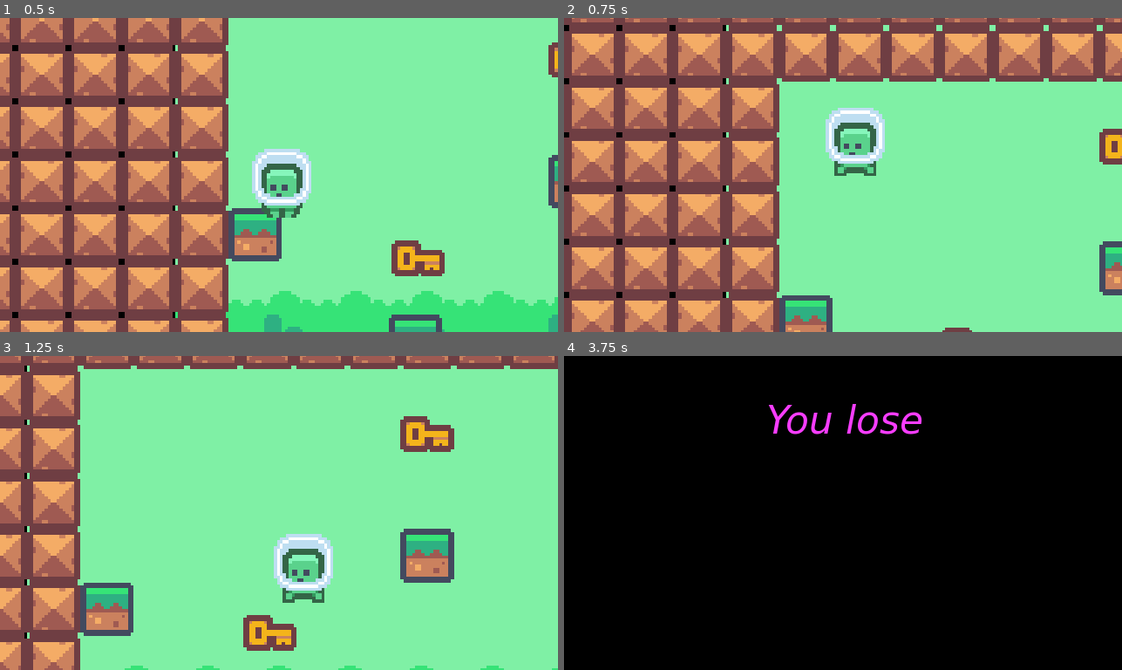
Above: before the commit, frames 1-4 (two rows, left to right).
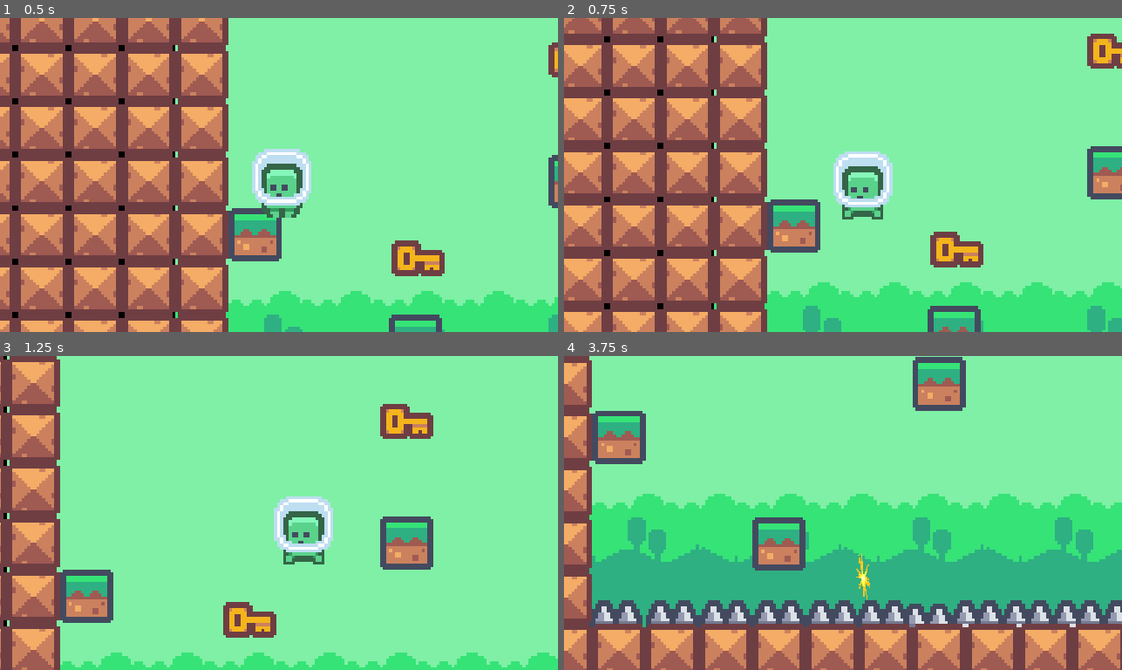
Above: after the commit, the same moments.

Repository: TigerClips1/The_Worse_game_ever
Game: Godot game, scene res://Sceans/Level1.tscn
Same seed, same stepped clock (60 frames per second), same inputs: the game is played once before the commit and once after it.
Inputs:
- Up to frame 1 (0.5 s): no input
- Up to frame 2 (0.75 s): tap Enter (Enter) at 0.5, 0.6 s; hold Right (ui_right) from 0.53 s (still down)
- Up to frame 3 (1.25 s): keep holding Right (ui_right); tap Space (Space, bound only after the commit) at 0.8 s
- Up to frame 4 (3.75 s): tap Space (Space, bound only after the commit) at 1.35, 2, 2.3, 2.85 s; tap Enter (Enter) at 1.55, 2.1, 3.05, 3.6 s; release Right (ui_right) at 2.03 s; hold Left (ui_left) 2.03-2.78 s; hold Right (ui_right) from 2.78 s (still down)

Frame 1 is identical in both runs. In frame 2, 58% of the frame differs, in the area x 0-100%, y 0-100%; in frame 3, 28%; in frame 4, 100%.

Commit message:
added a restart button

Diff:
--- a/SRC/Game_control_screen.gd
+++ b/SRC/Game_control_screen.gd
@@ -1,5 +1,4 @@
 extends Control
-
 
 # Called when the node enters the scene tree for the first time.
 func _ready():
--- a/SRC/box.gd
+++ b/SRC/box.gd
@@ -1,6 +1,4 @@
 extends Node2D
-
-
 
 func _on_area_2d_body_entered(_body: Node2D) -> void:
 	queue_free()
--- a/SRC/credits.gd
+++ b/SRC/credits.gd
@@ -1,5 +1,4 @@
 extends Label
-
 
 # Called when the node enters the scene tree for the first time.
 func _ready():
--- a/SRC/credits_2.gd
+++ b/SRC/credits_2.gd
@@ -1,5 +1,4 @@
 extends Label
-
 
 # Called when the node enters the scene tree for the first time.
 func _ready():
--- a/SRC/credits_3.gd
+++ b/SRC/credits_3.gd
@@ -1,5 +1,4 @@
 extends Label
-
 
 # Called when the node enters the scene tree for the first time.
 func _ready():
--- a/SRC/credits_4.gd
+++ b/SRC/credits_4.gd
@@ -1,5 +1,4 @@
 extends Label
-
 
 # Called when the node enters the scene tree for the first time.
 func _ready():
--- a/SRC/end_cheat.gd
+++ b/SRC/end_cheat.gd
@@ -1,5 +1,4 @@
 extends Control
-
 
 # Called when the node enters the scene tree for the first time.
 func _ready():
--- a/SRC/level_2.gd
+++ b/SRC/level_2.gd
@@ -10,13 +10,11 @@
 	if is_inside_tree():
 		get_tree().change_scene_to_packed(next_level)
 
-
 func _ready():
 	RenderingServer.set_default_clear_color(Color.BLACK)
 
 	Events.Level_comepiled.connect(_level_completed)
 
-
 func _level_completed():
 	if not next_level is PackedScene: return
 	reload_scene()
--- a/SRC/level_3.gd
+++ b/SRC/level_3.gd
@@ -1,7 +1,6 @@
 extends Node2D
 
 @export var next_level : PackedScene
-
 
 # Called when the node enters the scene tree for the first time.
 func _ready():
--- a/SRC/lost_screen.gd
+++ b/SRC/lost_screen.gd
@@ -1,10 +1,10 @@
 extends Control
-
 
 # Called when the node enters the scene tree for the first time.
 func _ready():
 	RenderingServer.set_default_clear_color(Color.BLACK)
-	Events.Level_restart.connect(_level_restart)
+
+func _input(_event):
 	_apply_input()
 
 func _start_over():
@@ -12,9 +12,7 @@
 		get_tree().change_scene_to_file("res://Sceans/Level1.tscn")
 func _action():
 	call_deferred("_start_over")
-
-func _level_restart():
-	_action()
+#
 func _apply_input():
 	if Input.is_action_just_released("Enter"):
-		Events.Level_restart.emit()
+		_action()
--- a/SRC/main_menu.gd
+++ b/SRC/main_menu.gd
@@ -1,5 +1,4 @@
 extends Control
-
 
 # Called when the node enters the scene tree for the first time.
 func _ready():
--- a/SRC/player.gd
+++ b/SRC/player.gd
@@ -4,16 +4,15 @@
 
 var air_jump = false
 var gravity = ProjectSettings.get_setting("physics/2d/default_gravity")
-var hasKey = false
+var is_alive = true
 @onready var animated_sprite_2d = $AnimatedSprite2D
 @onready var coyote_jump_timer = $Coyote_jump_Timer
-
-
+@onready var death = $Death
 
 func _physics_process(delta):
 	Apply_Gravaty(delta)
 	Handlejump()
-	var input_axis = Input.get_axis("ui_left", "ui_right")
+	var input_axis = Input.get_axis("Left_arrow", "Right_arrow")
 	Apply_Actlation(input_axis, delta)
 	Handile_Air_acceleration(input_axis, delta)
 	Apply_friction(input_axis, delta)
@@ -39,12 +38,12 @@
 func Handlejump():
 	if is_on_floor(): air_jump = true
 	if is_on_floor() or coyote_jump_timer.time_left > 0.0:
-		if Input.is_action_just_pressed("ui_accept"):
+		if Input.is_action_just_pressed("Space"):
 			velocity.y = movementData.jump_velocity
 	elif not is_on_floor():
-		if Input.is_action_just_pressed("ui_accept") and  velocity.y < movementData.jump_velocity / 2:
+		if Input.is_action_just_pressed("Space") and  velocity.y < movementData.jump_velocity / 2:
 			velocity.y = movementData.jump_velocity / 2
-		if Input.is_action_just_pressed("ui_accept") and air_jump:
+		if Input.is_action_just_pressed("Space") and air_jump:
 			velocity.y = movementData.jump_velocity * 0.8
 			air_jump = false
 
@@ -73,6 +72,9 @@
 	else:
 		animated_sprite_2d.play("idle")
 
+func Apply_death_Anmation():
+		death.play("Death")
+
 func reload_scene():
 	call_deferred("_reload_scene")
 
@@ -81,6 +83,9 @@
 		get_tree().change_scene_to_file("res://Sceans/lost_screen.tscn")
 
 func _on_hazard_detector_area_entered(_area):
+	animated_sprite_2d.hide()
+	Apply_death_Anmation()
+	await get_tree().create_timer(0.2).timeout
 	reload_scene()
 
 func reload_scene_easter():
--- a/SRC/w_ining.gd
+++ b/SRC/w_ining.gd
@@ -1,5 +1,4 @@
 extends Control
-
 
 # Called when the node enters the scene tree for the first time.
 func _ready():
--- a/SRC/world.gd
+++ b/SRC/world.gd
@@ -1,7 +1,6 @@
 extends Node2D
 
 @export var next_level : PackedScene
-
 
 func reload_scene():
 	call_deferred("_reload_scene")
@@ -10,11 +9,9 @@
 	if is_inside_tree():
 		get_tree().change_scene_to_packed(next_level)
 
-
 func _ready():
 	RenderingServer.set_default_clear_color(Color.BLACK)
 	Events.Level_comepiled.connect(_level_completed)
-	Events.Level_restart.connect(_level_restart)
 
 func _level_completed():
 	if not next_level is PackedScene: return
@@ -25,6 +22,3 @@
 		get_tree().change_scene_to_file("res://Sceans/Level1.tscn")
 func _action():
 	call_deferred("_start_over")
-
-func _level_restart():
-	_action()
--- a/Sceans/hazard_area.tscn
+++ b/Sceans/hazard_area.tscn
@@ -1,5 +1,10 @@
-[gd_scene format=3 uid="uid://ds7eese7nc1kw"]
+[gd_scene load_steps=2 format=3 uid="uid://ds7eese7nc1kw"]
+
+[ext_resource type="Script" path="res://Sceans/input_gone.gd" id="1_lmuuj"]
 
 [node name="Hazard_Area" type="Area2D"]
 collision_layer = 4
 collision_mask = 0
+script = ExtResource("1_lmuuj")
+
+[connection signal="area_entered" from="." to="." method="_on_area_entered"]
--- /dev/null
+++ b/Sceans/input_gone.gd
@@ -0,0 +1 @@
+extends Area2D
--- a/Sceans/lost_screen.tscn
+++ b/Sceans/lost_screen.tscn
@@ -1,6 +1,7 @@
-[gd_scene load_steps=4 format=3 uid="uid://bp7tlfiw8skog"]
+[gd_scene load_steps=6 format=3 uid="uid://bp7tlfiw8skog"]
 
 [ext_resource type="Script" path="res://SRC/lost_screen.gd" id="1_4po4k"]
+[ext_resource type="FontFile" uid="uid://chambj21cikbp" path="res://ASSETS/Font/ProtestGuerrilla-Regular.ttf" id="2_fohao"]
 
 [sub_resource type="SystemFont" id="SystemFont_68swm"]
 font_names = PackedStringArray("DejaVu Sans")
@@ -11,11 +12,19 @@
 font_size = 22
 font_color = Color(0.968627, 0.239216, 1, 1)
 
+[sub_resource type="LabelSettings" id="LabelSettings_fnkum"]
+font = ExtResource("2_fohao")
+font_color = Color(0.945098, 0.572549, 0, 1)
+
 [node name="lost screen" type="Control"]
 layout_mode = 3
-anchors_preset = 0
-offset_right = 40.0
-offset_bottom = 40.0
+anchors_preset = 15
+anchor_right = 1.0
+anchor_bottom = 1.0
+offset_right = -280.0
+offset_bottom = -140.0
+grow_horizontal = 2
+grow_vertical = 2
 script = ExtResource("1_4po4k")
 
 [node name="Lose" type="Label" parent="."]
@@ -28,3 +37,17 @@
 label_settings = SubResource("LabelSettings_p06w1")
 horizontal_alignment = 1
 vertical_alignment = 1
+
+[node name="Control" type="Label" parent="."]
+layout_mode = 1
+anchors_preset = -1
+anchor_right = 8.206
+anchor_bottom = 4.697
+offset_left = 84.0
+offset_top = 66.0
+offset_right = -77.24
+offset_bottom = -98.88
+text = "Prese enter to restart"
+label_settings = SubResource("LabelSettings_fnkum")
+horizontal_alignment = 1
+vertical_alignment = 1
--- a/Sceans/player.tscn
+++ b/Sceans/player.tscn
@@ -1,8 +1,9 @@
-[gd_scene load_steps=10 format=3 uid="uid://rfbrfr8x5lre"]
+[gd_scene load_steps=59 format=3 uid="uid://rfbrfr8x5lre"]
 
 [ext_resource type="Script" path="res://SRC/player.gd" id="1_n01tu"]
 [ext_resource type="Resource" uid="uid://j1vocnco4nc3" path="res://resources/Defult_Play_Data.tres" id="2_n7rif"]
 [ext_resource type="Texture2D" uid="uid://b4mjsdrfetnwm" path="res://ASSETS/Images/Player/tilemap-characters_packed.png" id="2_qlmp2"]
+[ext_resource type="Texture2D" uid="uid://dda8js7ldb7lx" path="res://ASSETS/Images/vfx/Effect_BloodImpact_1_60x63.png" id="3_qma4p"]
 
 [sub_resource type="AtlasTexture" id="AtlasTexture_auupl"]
 atlas = ExtResource("2_qlmp2")
@@ -40,6 +41,343 @@
 [sub_resource type="RectangleShape2D" id="RectangleShape2D_60y3p"]
 size = Vector2(9.5, 24)
 
+[sub_resource type="AtlasTexture" id="AtlasTexture_qlomv"]
+atlas = ExtResource("3_qma4p")
+region = Rect2(0, 0, 60, 63)
+
+[sub_resource type="AtlasTexture" id="AtlasTexture_1elfa"]
+atlas = ExtResource("3_qma4p")
+region = Rect2(60, 0, 60, 63)
+
+[sub_resource type="AtlasTexture" id="AtlasTexture_l5dlt"]
+atlas = ExtResource("3_qma4p")
+region = Rect2(120, 0, 60, 63)
+
+[sub_resource type="AtlasTexture" id="AtlasTexture_2yqrg"]
+atlas = ExtResource("3_qma4p")
+region = Rect2(180, 0, 60, 63)
+
+[sub_resource type="AtlasTexture" id="AtlasTexture_nm3lu"]
+atlas = ExtResource("3_qma4p")
+region = Rect2(240, 0, 60, 63)
+
+[sub_resource type="AtlasTexture" id="AtlasTexture_j6h7g"]
+atlas = ExtResource("3_qma4p")
+region = Rect2(300, 0, 60, 63)
+
+[sub_resource type="AtlasTexture" id="AtlasTexture_8baft"]
+atlas = ExtResource("3_qma4p")
+region = Rect2(360, 0, 60, 63)
+
+[sub_resource type="AtlasTexture" id="AtlasTexture_gcvx1"]
+atlas = ExtResource("3_qma4p")
+region = Rect2(300, 126, 60, 63)
+
+[sub_resource type="AtlasTexture" id="AtlasTexture_xtsen"]
+atlas = ExtResource("3_qma4p")
+region = Rect2(360, 126, 60, 63)
+
+[sub_resource type="AtlasTexture" id="AtlasTexture_ocgg3"]
+atlas = ExtResource("3_qma4p")
+region = Rect2(420, 126, 60, 63)
+
+[sub_resource type="AtlasTexture" id="AtlasTexture_jupj6"]
+atlas = ExtResource("3_qma4p")
+region = Rect2(480, 126, 60, 63)
+
+[sub_resource type="AtlasTexture" id="AtlasTexture_77jxx"]
+atlas = ExtResource("3_qma4p")
+region = Rect2(0, 189, 60, 63)
+
+[sub_resource type="AtlasTexture" id="AtlasTexture_e8jds"]
+atlas = ExtResource("3_qma4p")
+region = Rect2(60, 189, 60, 63)
+
+[sub_resource type="AtlasTexture" id="AtlasTexture_ay3rg"]
+atlas = ExtResource("3_qma4p")
+region = Rect2(120, 189, 60, 63)
+
+[sub_resource type="AtlasTexture" id="AtlasTexture_cokxl"]
+atlas = ExtResource("3_qma4p")
+region = Rect2(180, 189, 60, 63)
+
+[sub_resource type="AtlasTexture" id="AtlasTexture_nsf1j"]
+atlas = ExtResource("3_qma4p")
+region = Rect2(240, 189, 60, 63)
+
+[sub_resource type="AtlasTexture" id="AtlasTexture_ojcsw"]
+atlas = ExtResource("3_qma4p")
+region = Rect2(300, 189, 60, 63)
+
+[sub_resource type="AtlasTexture" id="AtlasTexture_kil36"]
+atlas = ExtResource("3_qma4p")
+region = Rect2(360, 189, 60, 63)
+
+[sub_resource type="AtlasTexture" id="AtlasTexture_oheg3"]
+atlas = ExtResource("3_qma4p")
+region = Rect2(420, 189, 60, 63)
+
+[sub_resource type="AtlasTexture" id="AtlasTexture_vpx7t"]
+atlas = ExtResource("3_qma4p")
+region = Rect2(480, 189, 60, 63)
+
+[sub_resource type="AtlasTexture" id="AtlasTexture_kk7nj"]
+atlas = ExtResource("3_qma4p")
+region = Rect2(0, 252, 60, 63)
+
+[sub_resource type="AtlasTexture" id="AtlasTexture_hd7ih"]
+atlas = ExtResource("3_qma4p")
+region = Rect2(60, 252, 60, 63)
+
+[sub_resource type="AtlasTexture" id="AtlasTexture_rhmep"]
+atlas = ExtResource("3_qma4p")
+region = Rect2(120, 252, 60, 63)
+
+[sub_resource type="AtlasTexture" id="AtlasTexture_hvcnv"]
+atlas = ExtResource("3_qma4p")
+region = Rect2(180, 252, 60, 63)
+
+[sub_resource type="AtlasTexture" id="AtlasTexture_juqn5"]
+atlas = ExtResource("3_qma4p")
+region = Rect2(240, 252, 60, 63)
+
+[sub_resource type="AtlasTexture" id="AtlasTexture_dkx1s"]
+atlas = ExtResource("3_qma4p")
+region = Rect2(300, 252, 60, 63)
+
+[sub_resource type="AtlasTexture" id="AtlasTexture_fw0lk"]
+atlas = ExtResource("3_qma4p")
+region = Rect2(360, 252, 60, 63)
+
+[sub_resource type="AtlasTexture" id="AtlasTexture_01wnn"]
+atlas = ExtResource("3_qma4p")
+region = Rect2(420, 252, 60, 63)
+
+[sub_resource type="AtlasTexture" id="AtlasTexture_ud64i"]
+atlas = ExtResource("3_qma4p")
+region = Rect2(480, 252, 60, 63)
+
+[sub_resource type="AtlasTexture" id="AtlasTexture_ecvtu"]
+atlas = ExtResource("3_qma4p")
+region = Rect2(0, 315, 60, 63)
+
+[sub_resource type="AtlasTexture" id="AtlasTexture_f8ti8"]
+atlas = ExtResource("3_qma4p")
+region = Rect2(60, 315, 60, 63)
+
+[sub_resource type="AtlasTexture" id="AtlasTexture_hncch"]
+atlas = ExtResource("3_qma4p")
+region = Rect2(120, 315, 60, 63)
+
+[sub_resource type="AtlasTexture" id="AtlasTexture_rx7fq"]
+atlas = ExtResource("3_qma4p")
+region = Rect2(180, 315, 60, 63)
+
+[sub_resource type="AtlasTexture" id="AtlasTexture_aa4hp"]
+atlas = ExtResource("3_qma4p")
+region = Rect2(300, 315, 60, 63)
+
+[sub_resource type="AtlasTexture" id="AtlasTexture_1fj36"]
+atlas = ExtResource("3_qma4p")
+region = Rect2(360, 315, 60, 63)
+
+[sub_resource type="AtlasTexture" id="AtlasTexture_6awij"]
+atlas = ExtResource("3_qma4p")
+region = Rect2(480, 315, 60, 63)
+
+[sub_resource type="AtlasTexture" id="AtlasTexture_r0ub5"]
+atlas = ExtResource("3_qma4p")
+region = Rect2(240, 315, 60, 63)
+
+[sub_resource type="AtlasTexture" id="AtlasTexture_iouhr"]
+atlas = ExtResource("3_qma4p")
+region = Rect2(420, 315, 60, 63)
+
+[sub_resource type="AtlasTexture" id="AtlasTexture_87m4q"]
+atlas = ExtResource("3_qma4p")
+region = Rect2(0, 378, 60, 63)
+
+[sub_resource type="AtlasTexture" id="AtlasTexture_1t4j6"]
+atlas = ExtResource("3_qma4p")
+region = Rect2(60, 378, 60, 63)
+
+[sub_resource type="AtlasTexture" id="AtlasTexture_gb62b"]
+atlas = ExtResource("3_qma4p")
+region = Rect2(120, 378, 60, 63)
+
+[sub_resource type="AtlasTexture" id="AtlasTexture_qbflf"]
+atlas = ExtResource("3_qma4p")
+region = Rect2(180, 378, 60, 63)
+
+[sub_resource type="AtlasTexture" id="AtlasTexture_t4enl"]
+atlas = ExtResource("3_qma4p")
+region = Rect2(240, 378, 60, 63)
+
+[sub_resource type="AtlasTexture" id="AtlasTexture_fwjv8"]
+atlas = ExtResource("3_qma4p")
+region = Rect2(300, 378, 60, 63)
+
+[sub_resource type="AtlasTexture" id="AtlasTexture_8cj6x"]
+atlas = ExtResource("3_qma4p")
+region = Rect2(360, 378, 60, 63)
+
+[sub_resource type="AtlasTexture" id="AtlasTexture_trrpd"]
+atlas = ExtResource("3_qma4p")
+region = Rect2(420, 378, 60, 63)
+
+[sub_resource type="AtlasTexture" id="AtlasTexture_1wimm"]
+atlas = ExtResource("3_qma4p")
+region = Rect2(480, 378, 60, 63)
+
+[sub_resource type="SpriteFrames" id="SpriteFrames_rdjeb"]
+animations = [{
+"frames": [{
+"duration": 1.0,
+"texture": SubResource("AtlasTexture_qlomv")
+}, {
+"duration": 1.0,
+"texture": SubResource("AtlasTexture_1elfa")
+}, {
+"duration": 1.0,
+"texture": SubResource("AtlasTexture_l5dlt")
+}, {
+"duration": 1.0,
+"texture": SubResource("AtlasTexture_2yqrg")
+}, {
+"duration": 1.0,
+"texture": SubResource("AtlasTexture_nm3lu")
+}, {
+"duration": 1.0,
+"texture": SubResource("AtlasTexture_j6h7g")
+}, {
+"duration": 1.0,
+"texture": SubResource("AtlasTexture_8baft")
+}, {
+"duration": 1.0,
+"texture": SubResource("AtlasTexture_gcvx1")
+}, {
+"duration": 1.0,
+"texture": SubResource("AtlasTexture_xtsen")
+}, {
+"duration": 1.0,
+"texture": SubResource("AtlasTexture_ocgg3")
+}, {
+"duration": 1.0,
+"texture": SubResource("AtlasTexture_jupj6")
+}, {
+"duration": 1.0,
+"texture": SubResource("AtlasTexture_77jxx")
+}, {
+"duration": 1.0,
+"texture": SubResource("AtlasTexture_e8jds")
+}, {
+"duration": 1.0,
+"texture": SubResource("AtlasTexture_ay3rg")
+}, {
+"duration": 1.0,
+"texture": SubResource("AtlasTexture_cokxl")
+}, {
+"duration": 1.0,
+"texture": SubResource("AtlasTexture_nsf1j")
+}, {
+"duration": 1.0,
+"texture": SubResource("AtlasTexture_ojcsw")
+}, {
+"duration": 1.0,
+"texture": SubResource("AtlasTexture_kil36")
+}, {
+"duration": 1.0,
+"texture": SubResource("AtlasTexture_oheg3")
+}, {
+"duration": 1.0,
+"texture": SubResource("AtlasTexture_vpx7t")
+}, {
+"duration": 1.0,
+"texture": SubResource("AtlasTexture_kk7nj")
+}, {
+"duration": 1.0,
+"texture": SubResource("AtlasTexture_hd7ih")
+}, {
+"duration": 1.0,
+"texture": SubResource("AtlasTexture_rhmep")
+}, {
+"duration": 1.0,
+"texture": SubResource("AtlasTexture_hvcnv")
+}, {
+"duration": 1.0,
+"texture": SubResource("AtlasTexture_juqn5")
+}, {
+"duration": 1.0,
+"texture": SubResource("AtlasTexture_dkx1s")
+}, {
+"duration": 1.0,
+"texture": SubResource("AtlasTexture_fw0lk")
+}, {
+"duration": 1.0,
+"texture": SubResource("AtlasTexture_01wnn")
+}, {
+"duration": 1.0,
+"texture": SubResource("AtlasTexture_ud64i")
+}, {
+"duration": 1.0,
+"texture": SubResource("AtlasTexture_ecvtu")
+}, {
+"duration": 1.0,
+"texture": SubResource("AtlasTexture_f8ti8")
+}, {
+"duration": 1.0,
+"texture": SubResource("AtlasTexture_hncch")
+}, {
+"duration": 1.0,
+"texture": SubResource("AtlasTexture_rx7fq")
+}, {
+"duration": 1.0,
+"texture": SubResource("AtlasTexture_aa4hp")
+}, {
+"duration": 1.0,
+"texture": SubResource("AtlasTexture_1fj36")
+}, {
+"duration": 1.0,
+"texture": SubResource("AtlasTexture_6awij")
+}, {
+"duration": 1.0,
+"texture": SubResource("AtlasTexture_r0ub5")
+}, {
+"duration": 1.0,
+"texture": SubResource("AtlasTexture_iouhr")
+}, {
+"duration": 1.0,
+"texture": SubResource("AtlasTexture_87m4q")
+}, {
+"duration": 1.0,
+"texture": SubResource("AtlasTexture_1t4j6")
+}, {
+"duration": 1.0,
+"texture": SubResource("AtlasTexture_gb62b")
+}, {
+"duration": 1.0,
+"texture": SubResource("AtlasTexture_qbflf")
+}, {
+"duration": 1.0,
+"texture": SubResource("AtlasTexture_t4enl")
+}, {
+"duration": 1.0,
+"texture": SubResource("AtlasTexture_fwjv8")
+}, {
+"duration": 1.0,
+"texture": SubResource("AtlasTexture_8cj6x")
+}, {
+"duration": 1.0,
+"texture": SubResource("AtlasTexture_trrpd")
+}, {
+"duration": 1.0,
+"texture": SubResource("AtlasTexture_1wimm")
+}],
+"loop": true,
+"name": &"Death",
+"speed": 20.0
+}]
+
 [node name="Player" type="CharacterBody2D"]
 collision_layer = 2
 floor_constant_speed = true
@@ -51,10 +389,8 @@
 position = Vector2(1, -49)
 sprite_frames = SubResource("SpriteFrames_ggbfo")
 animation = &"walk"
-frame_progress = 0.00421903
 
 [node name="CollisionShape2D" type="CollisionShape2D" parent="."]
-visible = false
 position = Vector2(1, -49)
 shape = SubResource("RectangleShape2D_7h8af")
 
@@ -86,5 +422,12 @@
 shape = SubResource("RectangleShape2D_60y3p")
 debug_color = Color(0.94902, 0, 0.568627, 0.419608)
 
+[node name="Death" type="AnimatedSprite2D" parent="."]
+position = Vector2(0, -48.5)
+scale = Vector2(0.366667, 0.428571)
+sprite_frames = SubResource("SpriteFrames_rdjeb")
+animation = &"Death"
+frame_progress = 0.870672
+
 [connection signal="area_entered" from="Hazard_detector" to="." method="_on_hazard_detector_area_entered"]
 [connection signal="area_entered" from="Hazard_EasterEgg" to="." method="_on_hazard_easter_egg_area_entered"]
--- a/project.godot
+++ b/project.godot
@@ -30,9 +30,24 @@
 
 [input]
 
+Space={
+"deadzone": 0.24,
+"events": [Object(InputEventKey,"resource_local_to_scene":false,"resource_name":"","device":-1,"window_id":0,"alt_pressed":false,"shift_pressed":false,"ctrl_pressed":false,"meta_pressed":false,"pressed":false,"keycode":0,"physical_keycode":32,"key_label":0,"unicode":32,"echo":false,"script":null)
+]
+}
 Enter={
-"deadzone": 0.5,
-"events": [Object(InputEventKey,"resource_local_to_scene":false,"resource_name":"","device":0,"window_id":0,"alt_pressed":false,"shif …(167 unchanged characters)…
+"deadzone": 0.01,
+"events": [Object(InputEventKey,"resource_local_to_scene":false,"resource_name":"","device":-1,"window_id":0,"alt_pressed":false,"shif …(167 unchanged characters)…
+]
+}
+Left_arrow={
+"deadzone": 0.03,
+"events": [Object(InputEventKey,"resource_local_to_scene":false,"resource_name":"","device":-1,"window_id":0,"alt_pressed":false,"shift_pressed":false,"ctrl_pressed":false,"meta_pressed":false,"pressed":false,"keycode":0,"physical_keycode":4194319,"key_label":0,"unicode":0,"echo":false,"script":null)
+]
+}
+Right_arrow={
+"deadzone": 0.07,
+"events": [Object(InputEventKey,"resource_local_to_scene":false,"resource_name":"","device":-1,"window_id":0,"alt_pressed":false,"shift_pressed":false,"ctrl_pressed":false,"meta_pressed":false,"pressed":false,"keycode":0,"physical_keycode":4194321,"key_label":0,"unicode":0,"echo":false,"script":null)
 ]
 }
 
Binary file added: ASSETS/Images/vfx/Effect_BloodImpact_1_60x63.png
Not shown, added: ASSETS/Images/vfx/Effect_BloodImpact_1_60x63.png.import
Not shown, changed: export_presets.cfg
